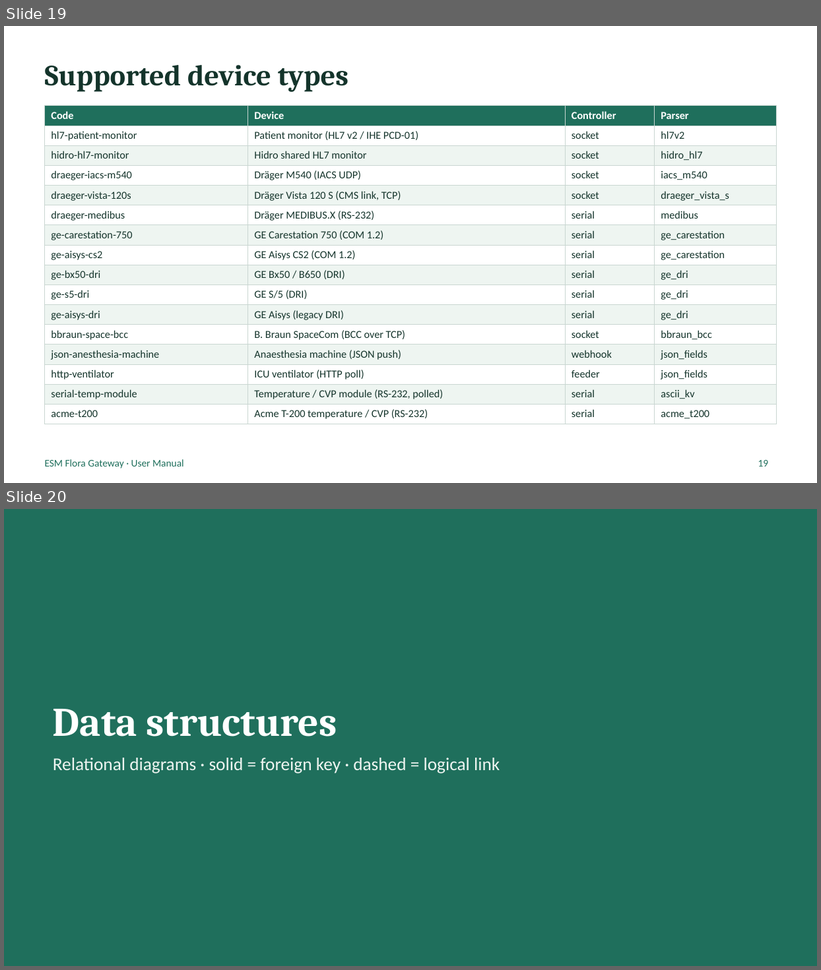
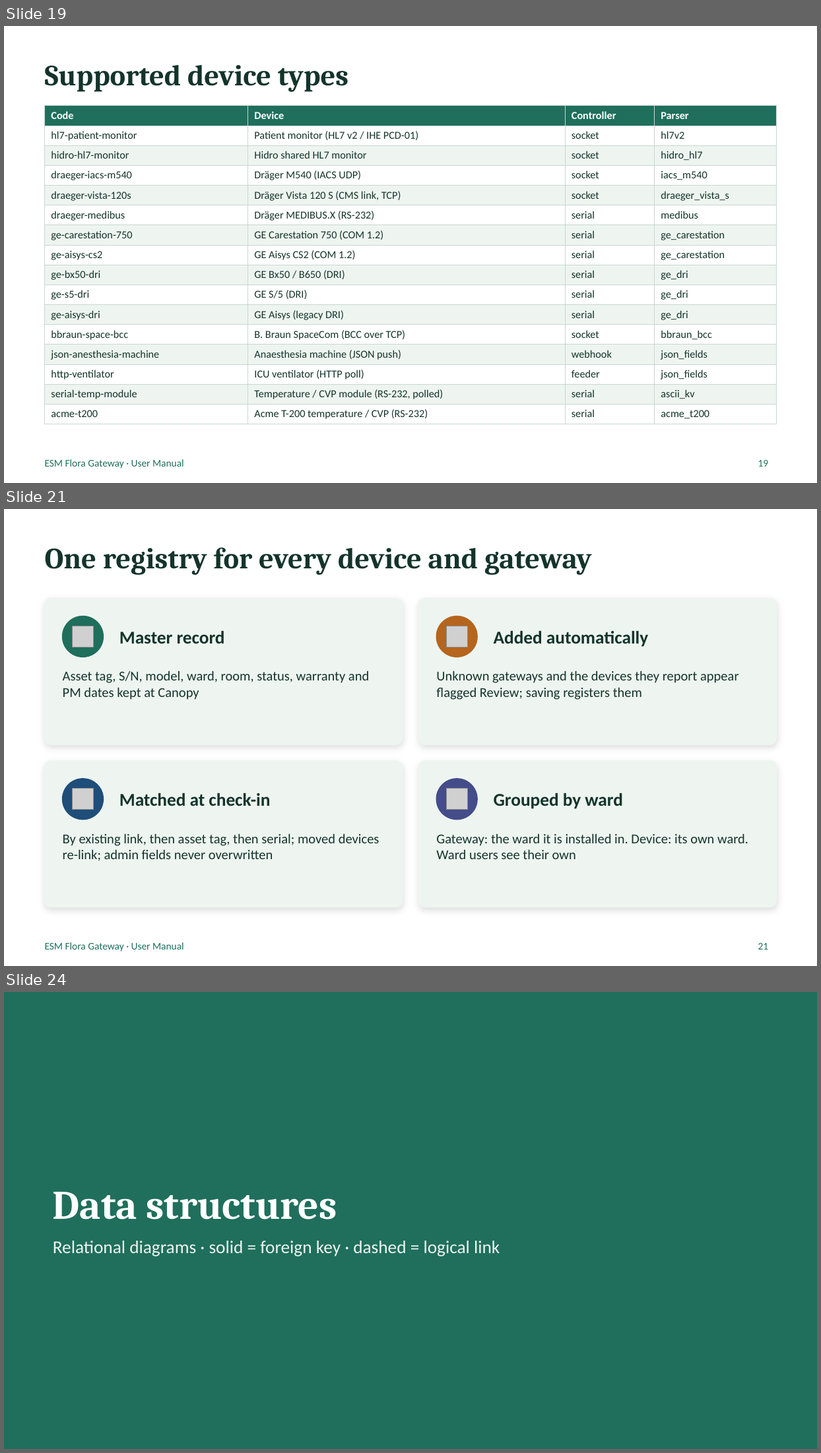
Before and after one commit to Parinya-cram/flora-core, a slide deck: docs/gateway-manual/Flora-Gateway-User-Manual.pptx. Shown one above the other, each under a label of ours: slides 19 and 20 before the commit, slides 19, 21 and 24 after it; the slides between them are not shown. The pictures are 821x970 and 821x1453 pixels, drawn with LibreOffice and Linux fonts; fonts in the diff are those of the drawing; grey boxes stand for pictures. Boxes give left, top, right and bottom in pixels: in the first picture for what was removed or moved away, otherwise in the second. Text is boxed around its words. In the diff, an @@ line names an element or a change of style, - is before the commit and + after.

```diff
--- a/docs/gateway-manual/Flora-Gateway-User-Manual.pptx
+++ b/docs/gateway-manual/Flora-Gateway-User-Manual.pptx
@@ slide 21 added at (4,509,817,966), background #FFFFFF; not listed: 1 template element that a slide beside it also shows @@
@@ title added at (45,547,592,575), 26 pt, text #14342B, bold @@
+One registry for every device and gateway
@@ rounded rectangle added at (45,599,403,745), fill #EEF5F1, outline #EEF5F1 1 pt @@
@@ rounded rectangle added at (418,599,776,745), fill #EEF5F1, outline #EEF5F1 1 pt @@
@@ ellipse added at (63,617,103,657), fill #1F6F5C, outline #1F6F5C 1 pt @@
@@ picture added at (72,626,94,647) @@
@@ ellipse added at (436,617,477,657), fill #B5651D, outline #B5651D 1 pt @@
@@ picture added at (446,626,467,647) @@
@@ text added at (120,630,225,644), 16 pt, text #14342B, bold @@
+Master record
@@ text added at (494,630,648,647), 16 pt, text #14342B, bold @@
+Added automatically
@@ text added at (63,671,369,700), 12 pt, text #14342B @@
+Asset tag, S/N, model, ward, room, status, warranty and PM dates kept at Canopy
@@ text added at (436,671,739,700), 12 pt, text #14342B @@
+Unknown gateways and the devices they report appear flagged Review; saving registers them
@@ rounded rectangle added at (45,761,403,908), fill #EEF5F1, outline #EEF5F1 1 pt @@
@@ rounded rectangle added at (418,761,776,908), fill #EEF5F1, outline #EEF5F1 1 pt @@
@@ ellipse added at (63,779,103,820), fill #1E4E79, outline #1E4E79 1 pt @@
@@ ellipse added at (436,779,477,820), fill #444C8A, outline #444C8A 1 pt @@
@@ picture added at (72,789,94,810) @@
@@ text added at (120,793,270,806), 16 pt, text #14342B, bold @@
+Matched at check-in
@@ picture added at (446,789,467,810) @@
@@ text added at (494,793,623,809), 16 pt, text #14342B, bold @@
+Grouped by ward
@@ text added at (63,834,380,861), 12 pt, text #14342B @@
+By existing link, then asset tag, then serial; moved devices re-link; admin fields never overwritten
@@ text added at (436,834,748,859), 12 pt, text #14342B @@
+Gateway: the ward it is installed in. Device: its own ward. Ward users see their own
@@ page number added at (758,943,769,950), 9 pt, text #1F6F5C @@
+21
@@ what was slide 20 is now slide 24 @@
```
Also in this commit, not shown: 3 slides changed, 5 other slides added, 24 other files.
